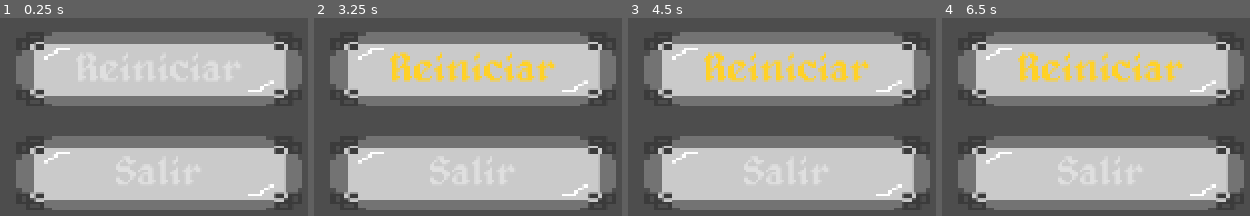
Above: before the commit, frames 1-4 (left to right).
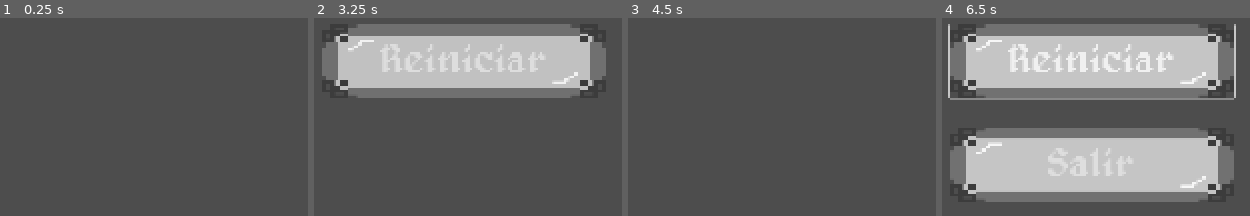
Above: after the commit, the same moments.

Repository: NataliaOspinal/juegoLGJ
Game: Godot game, scene res://scenes/ui/game_over.tscn
The game is run twice, just before and just after one commit, with the same random seed, the same clock (stepped at 60 frames per second) and the same inputs. This scene is started directly instead of the project's main scene.
Inputs (mouse positions are in pixels of both pictures, inside the frame that each line leads up to):
- Up to frame 1 (0.25 s): no input
- Up to frame 2 (3.25 s): click (474, 69) at 0.5 s, where only the run before the commit has a clickable "Reiniciar"; click (474, 69) at 1.25 s, where only the run before the commit has a clickable "Reiniciar"; click (474, 69) at 2 s, where only the run before the commit has a clickable "Reiniciar"; tap Enter (ui_accept) at 2.75 s; hold D (right) from 2.78 s (still down); tap Q (mascara) at 2.85 s; tap Up (jump) at 3.02 s
- Up to frame 3 (4.5 s): tap Q (mascara) at 3.6, 4.35 s; tap Up (jump) at 3.77 s; tap Enter (ui_accept) at 4.25 s; release D (right) at 4.28 s; hold A (left) from 4.28 s (still down)
- Up to frame 4 (6.5 s): tap Enter (ui_accept) at 5 s; release A (left) at 5.03 s; hold D (right) from 5.03 s (still down); tap Q (mascara) at 5.1, 5.85 s; tap Up (jump) at 5.27, 6.02 s

The runs differ from the first frame. In frame 1, 63% of the frame differs, in the area x 5-99%, y 7-97%; in frame 2, 51%; in frame 3, 63%; in frame 4, 38%.

Commit message:
Add animated intro to game over screen
Introduces a fade-in animation for the overlay, game over box, and buttons using tweens. The game over box now slides into position and buttons fade in sequentially, improving the visual presentation of the game over screen.

Diff:
--- a/scenes/ui/game_over.tscn
+++ b/scenes/ui/game_over.tscn
@@ -33,17 +33,27 @@
 grow_vertical = 2
 script = ExtResource("1_x6o8e")
 
+[node name="Overlay" type="ColorRect" parent="."]
+layout_mode = 1
+anchors_preset = 15
+anchor_right = 1.0
+anchor_bottom = 1.0
+grow_horizontal = 2
+grow_vertical = 2
+color = Color(0, 0, 0, 0)
+
 [node name="VBoxContainer" type="VBoxContainer" parent="."]
+modulate = Color(1, 1, 1, 0)
 layout_mode = 1
 anchors_preset = 8
 anchor_left = 0.5
 anchor_top = 0.5
 anchor_right = 0.5
 anchor_bottom = 0.5
-offset_left = -266.0
-offset_top = -160.0
-offset_right = 304.0
-offset_bottom = 195.0
+offset_left = -285.0
+offset_top = -177.5
+offset_right = 285.0
+offset_bottom = 177.5
 grow_horizontal = 2
 grow_vertical = 2
 theme_override_constants/separation = 60
--- a/scripts/ui/game_over.gd
+++ b/scripts/ui/game_over.gd
@@ -1,7 +1,49 @@
 extends Control
+
+@onready var overlay: ColorRect = $Overlay
+@onready var box: VBoxContainer = $VBoxContainer
+@onready var retry: Button = $VBoxContainer/Retry
+@onready var exit_btn: Button = $VBoxContainer/Exit
+
+func _ready() -> void:
+	overlay.modulate.a = 0.0
+	box.modulate.a = 0.0
+
+	retry.modulate.a = 0.0
+	exit_btn.modulate.a = 0.0
+
+	box.position.y += 12
+
+	_play_intro()
+
+func _play_intro() -> void:
+	var t := create_tween()
+	t.set_pause_mode(Tween.TWEEN_PAUSE_PROCESS)
+
+	t.tween_interval(0.15)
+
+	t.tween_property(overlay, "modulate:a", 0.80, 0.7) \
+		.set_trans(Tween.TRANS_SINE).set_ease(Tween.EASE_OUT)
+
+	t.parallel().tween_property(box, "modulate:a", 1.0, 0.45) \
+		.set_trans(Tween.TRANS_SINE).set_ease(Tween.EASE_OUT)
+	t.parallel().tween_property(box, "position:y", box.position.y - 12, 0.45) \
+		.set_trans(Tween.TRANS_SINE).set_ease(Tween.EASE_OUT)
+
+	t.tween_interval(0.05)
+	t.tween_property(retry, "modulate:a", 1.0, 0.25)
+	t.tween_interval(0.05)
+	t.tween_property(exit_btn, "modulate:a", 1.0, 0.25)
+
+	t.finished.connect(func():
+		retry.grab_focus()
+	)
 
 func _on_retry_pressed() -> void:
 	get_tree().reload_current_scene()
 
 func _on_exit_pressed() -> void:
 	get_tree().change_scene_to_file("res://scenes/ui/main_menu.tscn")
+
+func _process(delta: float) -> void:
+	$VBoxContainer.modulate.a = 0.96 + 0.04 * sin(Time.get_ticks_msec() / 600.0)
